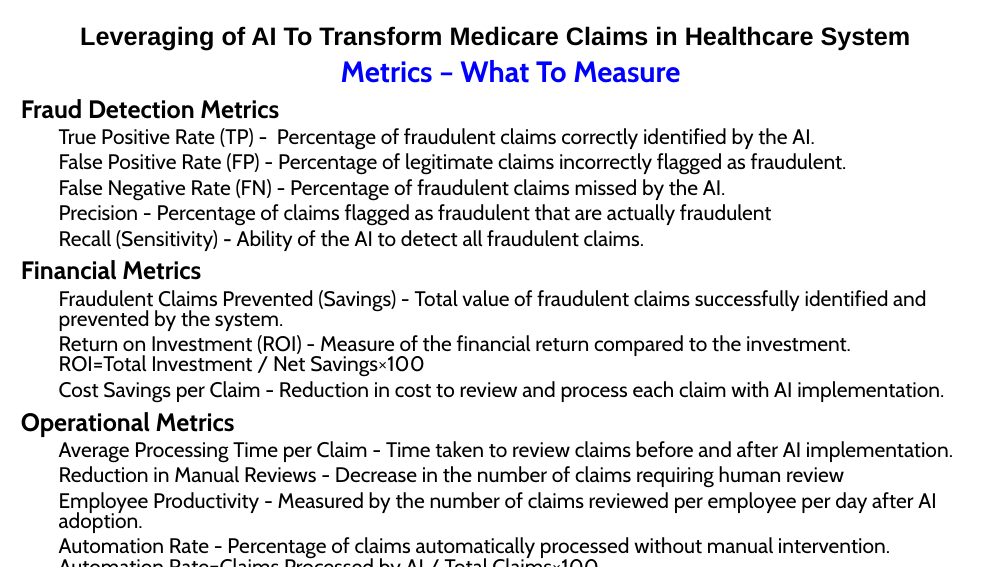
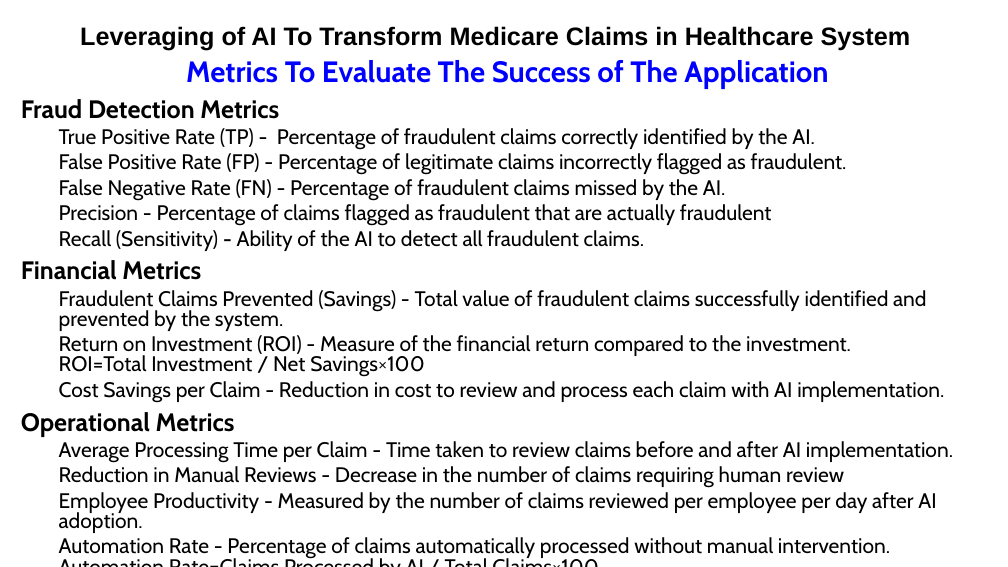
Before and after one commit to Francodo/Leveraging-of-AI-To-Transform-Medicare-Claim-Process-in-Healthcare, a slide deck: slide 5 of Leveraging AI Strategies and Business Applications.pptx. Drawn at 1008x567 pixels with LibreOffice and Linux fonts; fonts in the diff are those of the drawing. Boxes give left, top, right and bottom in pixels: in the first picture for what was removed or moved away, otherwise in the second. Text is boxed around its words. In the diff, an @@ line names an element or a change of style, - is before the commit and + after.

```diff
--- a/Leveraging AI Strategies and Business Applications.pptx
+++ b/Leveraging AI Strategies and Business Applications.pptx
@@ text at bbox=[186, 60, 828, 89]: text changed @@
-Metrics – What To Measure
+Metrics To Evaluate The Success of The Application
```
Also in this commit, not shown: 6 other slides changed.
